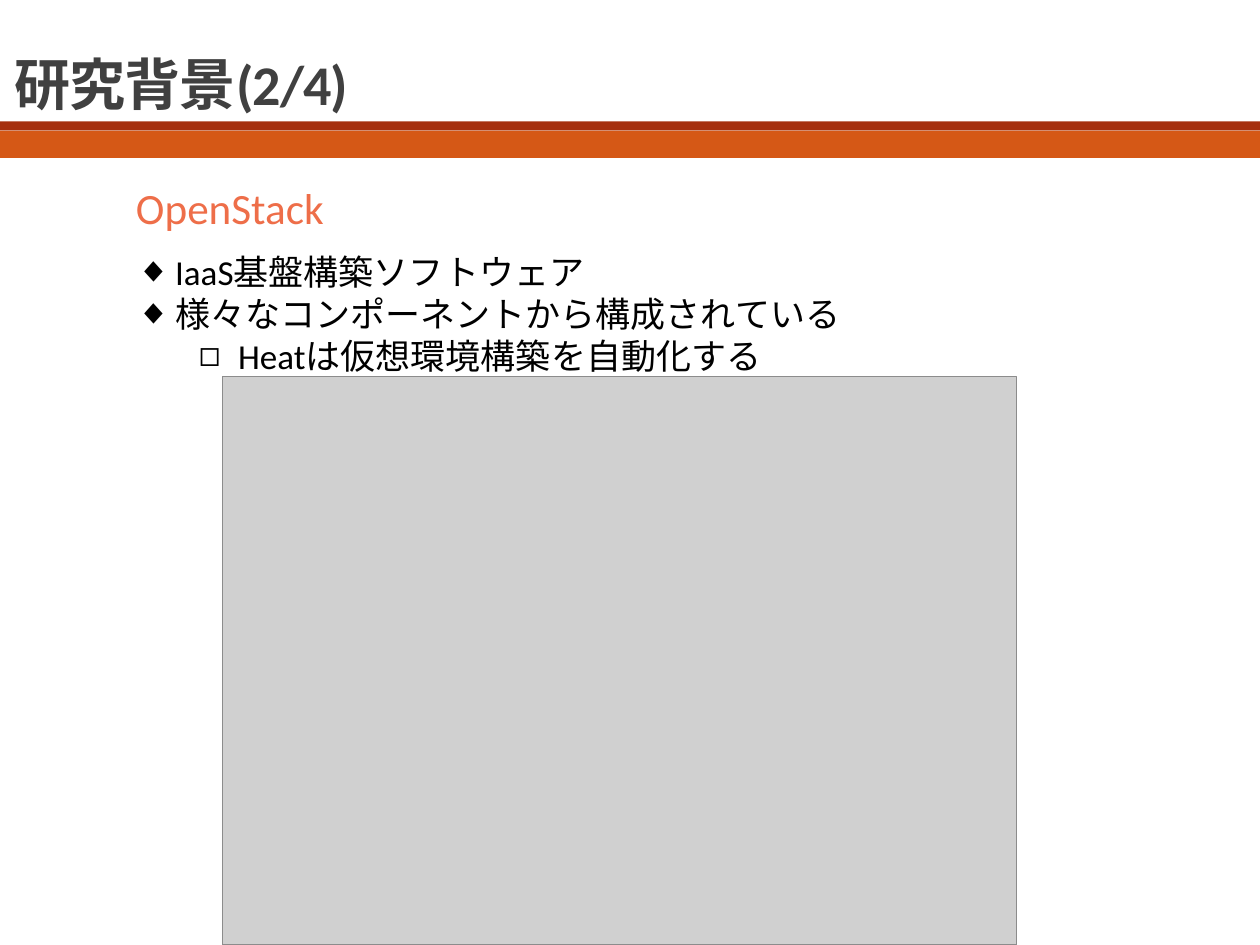
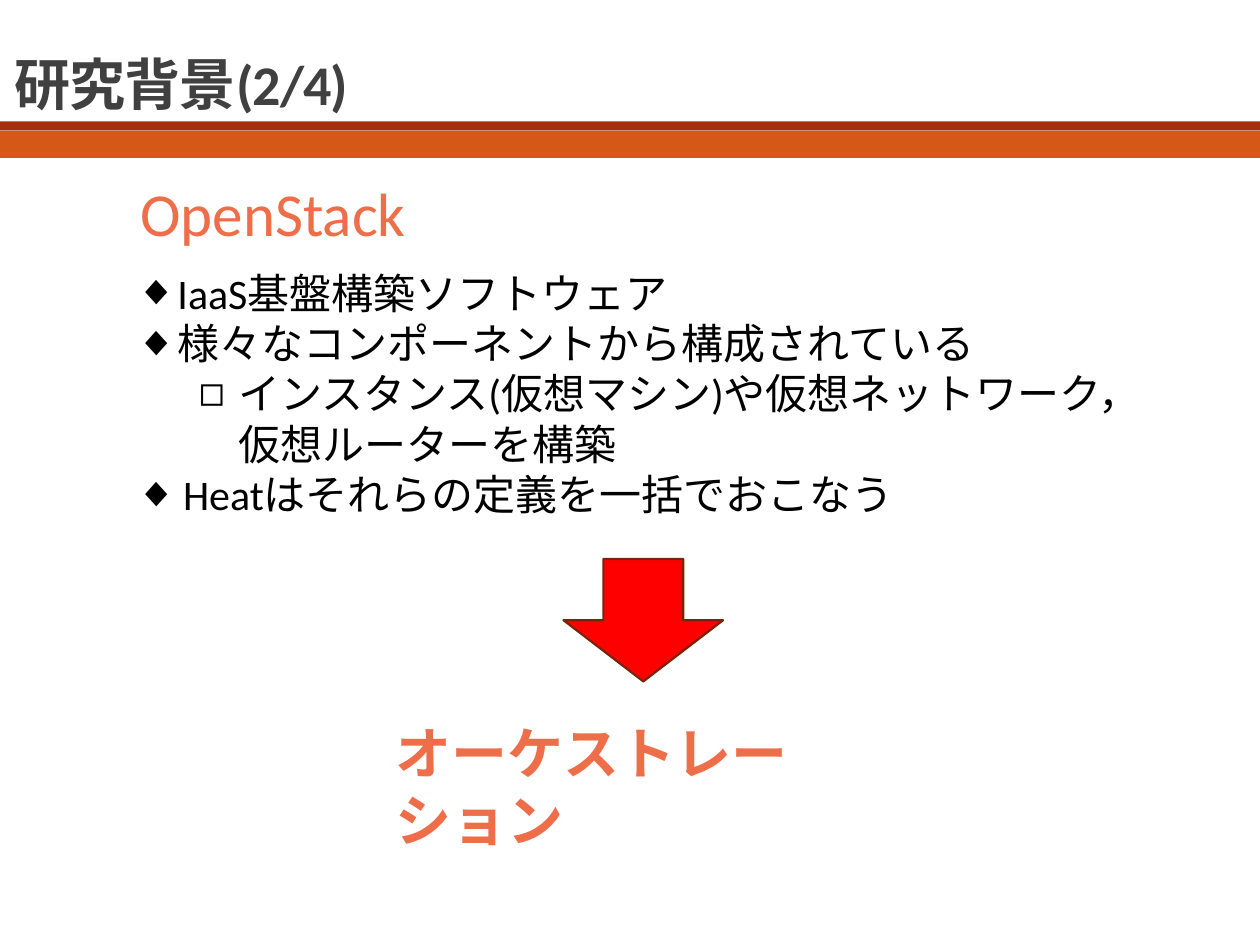
Before and after one commit to bokuhide/GUIToolCreate, a slide deck: slide 3 of 卒業論文本体/発表用スライド_川口.pptx. Drawn at 1260x945 pixels with LibreOffice and Linux fonts; fonts in the diff are those of the drawing; grey boxes stand for pictures. Boxes give left, top, right and bottom in pixels: in the first picture for what was removed or moved away, otherwise in the second. Text is boxed around its words. In the diff, an @@ line names an element or a change of style, - is before the commit and + after.

```diff
--- a/卒業論文本体/発表用スライド_川口.pptx
+++ b/卒業論文本体/発表用スライド_川口.pptx
@@ text "OpenStack" at (140, 193, 405, 246): size 24.8 to 34.9 pt @@
@@ text "IaaS基盤構築ソフトウェア": place and size @@
-text "IaaS基盤構築ソフトウェア" at (175, 256, 840, 378)
+text "IaaS基盤構築ソフトウェア" at (177, 274, 1140, 514)
@@ text at (177, 274, 974, 363): size 20 to 24 pt in "IaaS基盤構築ソフトウェア", "様々なコンポーネントから構成されている" @@
@@ text at (183, 373, 1140, 514): text changed; size 20 to 24 pt @@
-  ◻ Heatは仮想環境構築を自動化する
+  ◻ インスタンス(仮想マシン)や仮想ネットワーク，仮想ルーターを構築
+◆ Heatはそれらの定義を一括でおこなう
@@ picture removed at (222, 377, 1016, 945) @@
@@ down arrow added at (563, 559, 723, 682), fill #FF0000, outline #7A240B 1.25 pt @@
@@ text added at (395, 728, 787, 845), 32 pt, text #EE6E4A, bold @@
+オーケストレーション
```
Also in this commit, not shown: 10 other slides changed, 2 slides added, 1 slide removed, 5 other files.
